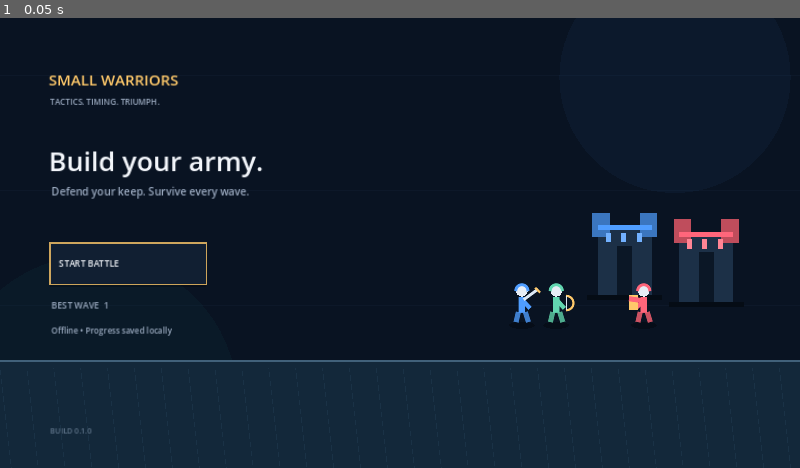
Above: before the commit, frame 1.
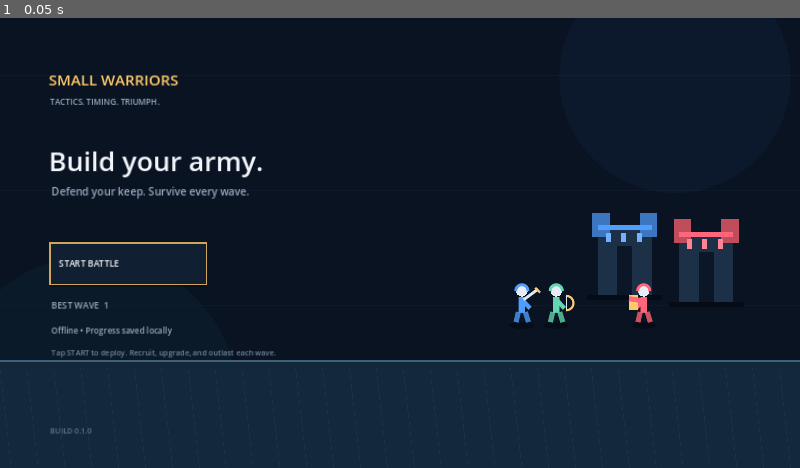
Above: after the commit, the same moment.

Repository: Abolfazlsoltan/Game2
Game: Godot game, scene res://scenes/main.tscn
Same seed, same stepped clock (60 frames per second), same inputs: the game is played once before the commit and once after it.
Inputs:
- Up to frame 1 (0.05 s): no input

The runs differ from the first frame. In frame 1, 0.2% of the frame differs, in the area x 6-35%, y 73-76%.

Commit message:
Improve mobile scaling and pause controls

Diff:
--- a/scripts/game.gd
+++ b/scripts/game.gd
@@ -255,9 +255,11 @@
             floaters[i] = f
 
 func _draw() -> void:
+    # Keep the 16:9 game canvas proportional on phones and tablets.
     var viewport_size := get_viewport_rect().size
-    var scale := Vector2(viewport_size.x / W, viewport_size.y / H)
-    draw_set_transform(Vector2.ZERO, 0.0, scale)
+    var uniform_scale := minf(viewport_size.x / W, viewport_size.y / H)
+    var offset := (viewport_size - Vector2(W, H) * uniform_scale) * 0.5
+    draw_set_transform(offset, 0.0, Vector2.ONE * uniform_scale)
     _draw_background()
     match screen:
         "menu": _draw_menu()
@@ -291,12 +293,19 @@
     _button(Rect2(80, 360, 250, 66), "START BATTLE", GOLD, PANEL)
     _text("BEST WAVE  " + str(best_wave), Vector2(82, 465), 14, MUTED)
     _text("Offline • Progress saved locally", Vector2(82, 505), 13, MUTED)
+    _text("Tap START to deploy. Recruit, upgrade, and outlast each wave.", Vector2(82, 540), 12, Color("#71869c"))
     _text("BUILD 0.1.0", Vector2(80, 665), 12, Color("#60758b"))
 
 func _draw_battle() -> void:
     _text("SMALL WARRIORS", Vector2(36, 42), 17, GOLD)
     _text("WAVE " + str(wave), Vector2(36, 76), 25, TEXT)
     _text("KILLS  " + str(kills), Vector2(36, 104), 13, MUTED)
+    var friendly_count := 0
+    for troop in units:
+        if int(troop["side"]) == 0:
+            friendly_count += 1
+    _text("TROOPS  " + str(friendly_count), Vector2(300, 42), 13, MUTED)
+    _text("ENEMIES LEFT  " + str(maxi(0, enemy_target - enemy_spawned)), Vector2(300, 66), 12, MUTED)
     _pill(Rect2(930, 25, 300, 54), "✦  " + str(gold) + " GOLD", GOLD)
     _bar(Rect2(36, 125, 230, 12), base_hp / 100.0, BLUE)
     _text("YOUR KEEP", Vector2(36, 151), 11, MUTED)
@@ -324,10 +333,14 @@
     _text("Recruit units to push forward", Vector2(675, 620), 14, MUTED)
     _button(Rect2(1080, 92, 150, 34), "PAUSE  II", Color("#344b64"), PANEL)
     if paused:
-        draw_rect(Rect2(0, 0, W, H), Color(0.02, 0.04, 0.08, 0.78))
-        _text("BATTLE PAUSED", Vector2(480, 275), 28, TEXT)
-        _text("Your army is waiting.", Vector2(520, 310), 16, MUTED)
-        _button(Rect2(500, 340, 280, 60), "RESUME BATTLE", GOLD, PANEL)
+        draw_rect(Rect2(0, 0, W, H), Color(0.02, 0.04, 0.08, 0.84))
+        draw_rect(Rect2(390, 205, 500, 320), Color("#0d1a2b"))
+        draw_rect(Rect2(390, 205, 500, 320), Color("#41617a"), false, 2.0)
+        _text("BATTLE PAUSED", Vector2(510, 255), 28, TEXT)
+        _text("Your progress is saved automatically.", Vector2(458, 286), 15, MUTED)
+        _button(Rect2(470, 315, 340, 52), "RESUME BATTLE", GOLD, PANEL)
+        _button(Rect2(470, 381, 340, 52), "RESTART BATTLE", BLUE, PANEL)
+        _button(Rect2(470, 447, 340, 52), "MAIN MENU", Color("#344b64"), PANEL)
 
 func _draw_game_over() -> void:
     _text("KEEP FALLEN", Vector2(80, 170), 18, RED)
@@ -414,7 +427,11 @@
     if not pressed:
         return
     var viewport_size := get_viewport_rect().size
-    point = Vector2(point.x * W / viewport_size.x, point.y * H / viewport_size.y)
+    var uniform_scale := minf(viewport_size.x / W, viewport_size.y / H)
+    var offset := (viewport_size - Vector2(W, H) * uniform_scale) * 0.5
+    point = (point - offset) / uniform_scale
+    if point.x < 0.0 or point.y < 0.0 or point.x > W or point.y > H:
+        return
     _tap(point)
 
 func _tap(p: Vector2) -> void:
@@ -426,8 +443,16 @@
             paused = not paused
             _notify("Battle paused." if paused else "Battle resumed.")
         elif paused:
-            if Rect2(500, 340, 280, 60).has_point(p):
+            if Rect2(470, 315, 340, 52).has_point(p):
                 paused = false
+                _notify("Battle resumed.")
+            elif Rect2(470, 381, 340, 52).has_point(p):
+                _start_game()
+                _notify("A new battle begins!")
+            elif Rect2(470, 447, 340, 52).has_point(p):
+                paused = false
+                screen = "menu"
+                _save_game()
         elif Rect2(30, 590, 190, 82).has_point(p):
             _recruit("SWORD")
         elif Rect2(235, 590, 190, 82).has_point(p):
